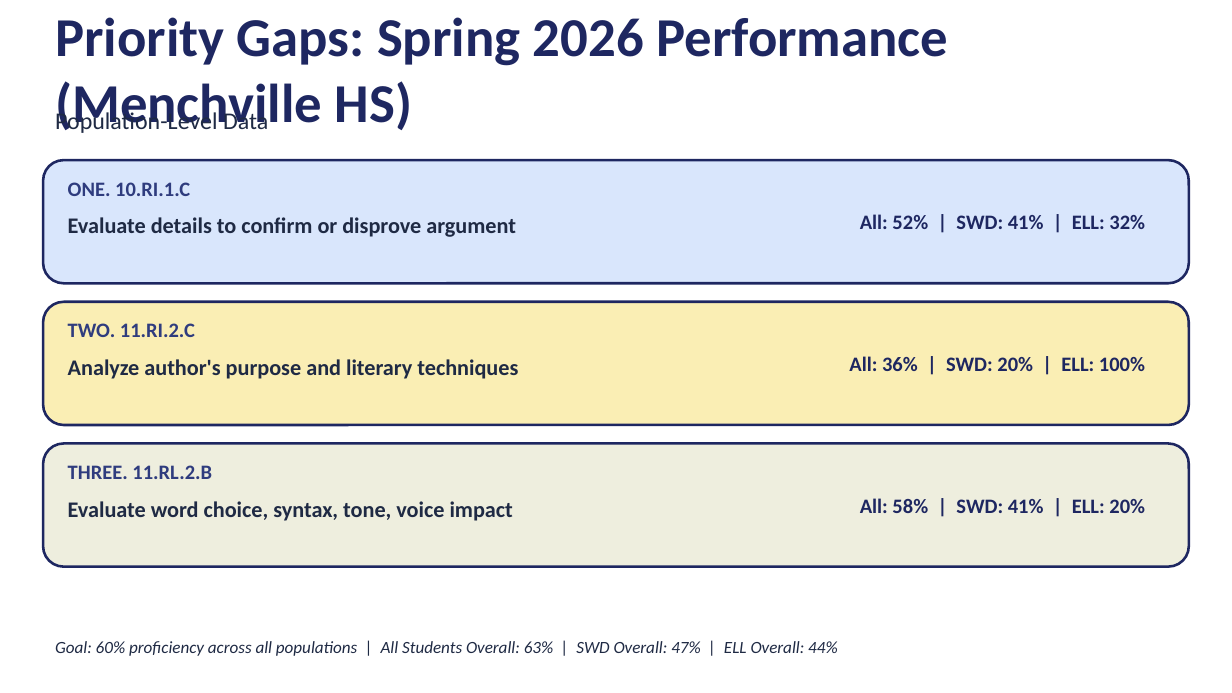
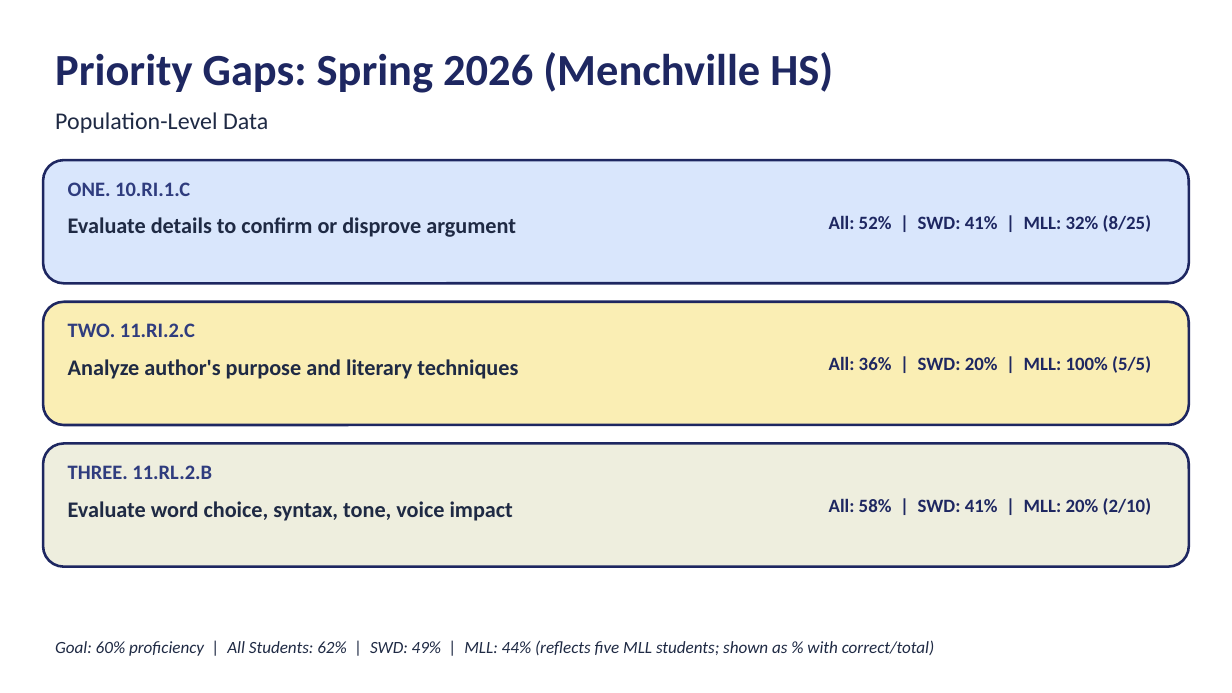
Before and after one commit to stumpgreg-ops/Sol-Lab-VA-EOC-Bio, a slide deck: slide 2 of Menchville_EOC_Reading_Slide1.pptx. Drawn at 1232x693 pixels with LibreOffice and Linux fonts; fonts in the diff are those of the drawing. Boxes give left, top, right and bottom in pixels: in the first picture for what was removed or moved away, otherwise in the second. Text is boxed around its words. In the diff, an @@ line names an element or a change of style, - is before the commit and + after.

```diff
--- a/Menchville_EOC_Reading_Slide1.pptx
+++ b/Menchville_EOC_Reading_Slide1.pptx
@@ text at <box>55,52,833,93</box>: text changed; size 32 to 26 pt @@
-Priority Gaps: Spring 2026 Performance (Menchville HS)
+Priority Gaps: Spring 2026 (Menchville HS)
@@ text at <box>829,215,1151,232</box>: text changed; size 12 to 11 pt @@
-All: 52% | SWD: 41% | ELL: 32%
+All: 52% | SWD: 41% | MLL: 32% (8/25)
@@ text at <box>829,356,1151,373</box>: text changed; size 12 to 11 pt @@
-All: 36% | SWD: 20% | ELL: 100%
+All: 36% | SWD: 20% | MLL: 100% (5/5)
@@ text at <box>829,498,1151,515</box>: text changed; size 12 to 11 pt @@
-All: 58% | SWD: 41% | ELL: 20%
+All: 58% | SWD: 41% | MLL: 20% (2/10)
@@ text at <box>55,640,935,656</box>: text changed @@
-Goal: 60% proficiency across all populations | All Students Overall: 63% | SWD Overall: 47% | ELL Overall: 44%
+Goal: 60% proficiency | All Students: 62% | SWD: 49% | MLL: 44% (reflects five MLL students; shown as % with correct/total)
```
Also in this commit, not shown: 3 other files.
